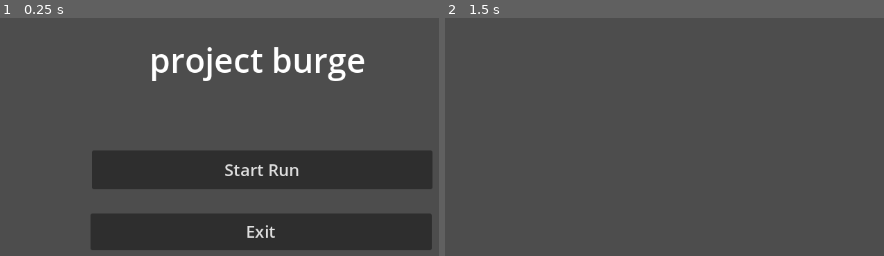
Above: before the commit, frames 1-2 (left to right).
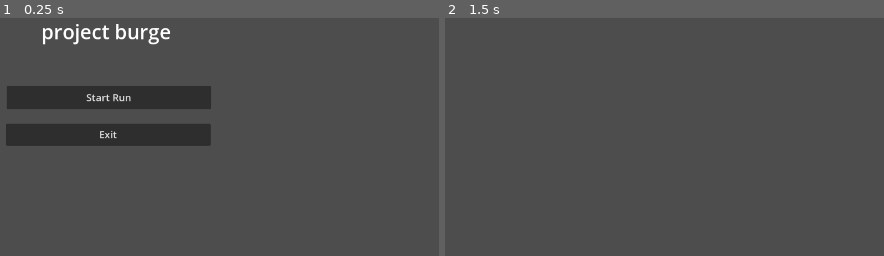
Above: after the commit, the same moments.

Repository: JuneauPlayz/project-burge
Game: Godot game, scene res://scenes/main_scene.tscn
Same seed, same stepped clock (60 frames per second), same inputs: the game is played once before the commit and once after it.
Inputs (mouse positions are in pixels of both pictures, inside the frame that each line leads up to):
- Up to frame 1 (0.25 s): no input
- Up to frame 2 (1.5 s): click "Start Run" at 0.5 s; tap Enter at 1.25 s; move the mouse to (outside the picture) at 1.27 s; press the mouse at (outside the picture) at 1.28 s

The runs differ from the first frame. In frame 1, 36% of the frame differs, in the area x 1-99%, y 2-98%; in frame 2, nothing differs.

Commit message:
combat scene setup

Diff:
--- a/project.godot
+++ b/project.godot
@@ -21,6 +21,12 @@
 DamageNumbers="*res://scripts/DamageNumbers.gd"
 ReactionManager="*res://scripts/ReactionManager.gd"
 
+[display]
+
+window/size/viewport_width=1920
+window/size/viewport_height=1080
+window/size/mode=2
+
 [global_group]
 
 droppable=""
--- a/scenes/combat_test_2.tscn
+++ b/scenes/combat_test_2.tscn
@@ -9,7 +9,11 @@
 [ext_resource type="Resource" uid="uid://c3yogn8m318q2" path="res://resources/test_skill_1.tres" id="8_ox83u"]
 [ext_resource type="Resource" uid="uid://dooqfwlwxly5w" path="res://resources/test_skill_2.tres" id="9_4meuk"]
 [ext_resource type="Resource" uid="uid://dcf2ccmtpg225" path="res://resources/test_ultimate.tres" id="10_0ymtv"]
+[ext_resource type="Texture2D" uid="uid://b3bd5fw4hk3xb" path="res://assets/qiqifallen.png" id="11_4linb"]
 [ext_resource type="PackedScene" uid="uid://tlvpop5rp1x6" path="res://scenes/spell_select_ui.tscn" id="11_kfp4s"]
+[ext_resource type="Texture2D" uid="uid://c3vp6cnsau7i1" path="res://assets/stelletrash.png" id="12_xxdvk"]
+[ext_resource type="Texture2D" uid="uid://defrd4fdejdu1" path="res://assets/miyabii.png" id="13_3288v"]
+[ext_resource type="Texture2D" uid="uid://qlvy3vq13goh" path="res://assets/yatta.png" id="14_hgdfq"]
 
 [node name="CombatTest2" type="Node2D"]
 
@@ -26,24 +30,24 @@
 health = 200
 
 [node name="Burger" type="Sprite2D" parent="BurgerEnemy"]
-position = Vector2(911, 182)
-scale = Vector2(0.2825, 0.24375)
+position = Vector2(1603, 375)
+scale = Vector2(0.202917, 0.175208)
 texture = ExtResource("1_to6ih")
 
 [node name="HP Bar" parent="BurgerEnemy" instance=ExtResource("7_pyguu")]
-offset_left = 774.0
-offset_top = 343.0
-offset_right = 774.0
-offset_bottom = 343.0
+offset_left = 1486.0
+offset_top = 557.0
+offset_right = -154.0
+offset_bottom = -437.0
 
 [node name="DamageNumberOrigin" type="Node2D" parent="BurgerEnemy"]
-position = Vector2(749, 435)
+position = Vector2(742, 263)
 
 [node name="CurrentElement" type="Label" parent="BurgerEnemy"]
-offset_left = 907.0
-offset_top = 427.0
-offset_right = 1044.0
-offset_bottom = 450.0
+offset_left = 1505.0
+offset_top = 509.0
+offset_right = 1681.0
+offset_bottom = 532.0
 text = "Current Element: none"
 
 [node name="Ally1" type="Node" parent="."]
@@ -54,10 +58,22 @@
 ult = ExtResource("10_0ymtv")
 
 [node name="SpellSelectUi" parent="Ally1" instance=ExtResource("11_kfp4s")]
-offset_left = 22.0
-offset_top = 61.0
-offset_right = 22.0
-offset_bottom = 61.0
+offset_left = 51.0
+offset_top = 580.0
+offset_right = 51.0
+offset_bottom = 580.0
+scale = Vector2(0.8, 0.8)
+
+[node name="Qiqifallen" type="Sprite2D" parent="Ally1"]
+position = Vector2(165.219, 390.906)
+scale = Vector2(0.261113, 0.242546)
+texture = ExtResource("11_4linb")
+
+[node name="HP Bar" parent="Ally1" instance=ExtResource("7_pyguu")]
+offset_left = 58.0
+offset_top = 503.0
+offset_right = -1571.0
+offset_bottom = -493.0
 
 [node name="Ally2" type="Node" parent="."]
 script = ExtResource("4_2mvrs")
@@ -67,10 +83,27 @@
 ult = ExtResource("10_0ymtv")
 
 [node name="SpellSelectUi2" parent="Ally2" instance=ExtResource("11_kfp4s")]
-offset_left = 382.0
-offset_top = 62.0
-offset_right = 382.0
-offset_bottom = 62.0
+offset_left = 580.0
+offset_top = 582.0
+offset_right = 580.0
+offset_bottom = 582.0
+scale = Vector2(0.8, 0.8)
+
+[node name="Stelletrash" type="Sprite2D" parent="Ally2"]
+position = Vector2(430, 390)
+scale = Vector2(0.402062, 0.326291)
+texture = ExtResource("12_xxdvk")
+
+[node name="HP Bar" parent="Ally2" instance=ExtResource("7_pyguu")]
+offset_left = 316.0
+offset_top = 503.0
+offset_right = -1322.0
+offset_bottom = -495.0
+
+[node name="Miyabii" type="Sprite2D" parent="Ally2"]
+position = Vector2(693, 394)
+scale = Vector2(0.348301, 0.307655)
+texture = ExtResource("13_3288v")
 
 [node name="Ally3" type="Node" parent="."]
 script = ExtResource("4_2mvrs")
@@ -80,10 +113,17 @@
 ult = ExtResource("10_0ymtv")
 
 [node name="SpellSelectUi3" parent="Ally3" instance=ExtResource("11_kfp4s")]
-offset_left = 37.0
-offset_top = 380.0
-offset_right = 37.0
-offset_bottom = 380.0
+offset_left = 315.0
+offset_top = 580.0
+offset_right = 315.0
+offset_bottom = 580.0
+scale = Vector2(0.8, 0.8)
+
+[node name="HP Bar" parent="Ally3" instance=ExtResource("7_pyguu")]
+offset_left = 581.0
+offset_top = 503.0
+offset_right = -1057.0
+offset_bottom = -502.0
 
 [node name="Ally4" type="Node" parent="."]
 script = ExtResource("4_2mvrs")
@@ -93,24 +133,36 @@
 ult = ExtResource("10_0ymtv")
 
 [node name="SpellSelectUi4" parent="Ally4" instance=ExtResource("11_kfp4s")]
-offset_left = 381.0
-offset_top = 380.0
-offset_right = 381.0
-offset_bottom = 380.0
+offset_left = 847.0
+offset_top = 583.0
+offset_right = 847.0
+offset_bottom = 583.0
+scale = Vector2(0.8, 0.8)
+
+[node name="HP Bar" parent="Ally4" instance=ExtResource("7_pyguu")]
+offset_left = 853.0
+offset_top = 503.0
+offset_right = -778.0
+offset_bottom = -495.0
 
 [node name="EndTurn" type="Button" parent="."]
-offset_left = 831.0
-offset_top = 541.0
-offset_right = 991.0
-offset_bottom = 578.0
+offset_left = 1521.0
+offset_top = 685.0
+offset_right = 1681.0
+offset_bottom = 722.0
 text = "End Turn"
 
 [node name="ResetChoices" type="Button" parent="."]
-offset_left = 270.0
-offset_top = 596.0
-offset_right = 419.0
-offset_bottom = 631.0
+offset_left = 491.0
+offset_top = 806.0
+offset_right = 640.0
+offset_bottom = 841.0
 text = "Reset Choices"
+
+[node name="Yatta" type="Sprite2D" parent="."]
+position = Vector2(964, 389)
+scale = Vector2(0.354839, 0.341837)
+texture = ExtResource("14_hgdfq")
 
 [connection signal="new_select" from="Ally1/SpellSelectUi" to="CombatManager" method="_on_spell_select_ui_new_select"]
 [connection signal="new_select" from="Ally2/SpellSelectUi2" to="CombatManager" method="_on_spell_select_ui_2_new_select"]
--- a/scenes/hp_bar.tscn
+++ b/scenes/hp_bar.tscn
@@ -26,8 +26,11 @@
 anchors_preset = 15
 anchor_right = 1.0
 anchor_bottom = 1.0
+offset_right = -1638.0
+offset_bottom = -998.0
 grow_horizontal = 2
 grow_vertical = 2
+scale = Vector2(0.8, 0.8)
 script = ExtResource("1_orq1w")
 
 [node name="ProgressBar" type="ProgressBar" parent="."]
Binary file added: assets/miyabii.png
Not shown, added: assets/miyabii.png.import
Binary file added: assets/qiqifallen.png
Not shown, added: assets/qiqifallen.png.import
Binary file added: assets/stelletrash.png
Not shown, added: assets/stelletrash.png.import
Binary file added: assets/yatta.png
Not shown, added: assets/yatta.png.import
Not shown: 1 places in scenes/combat_test_2.tscn that only renumber resources
Binary file added: scenes/qiqifallen.png
Not shown, added: scenes/qiqifallen.png.import
